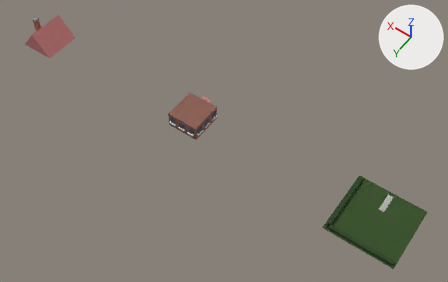
The Blender file objects/VanillaReplacements/Building/BLDHOUS9/OG_BLDHOUS9.blend, before and after one commit.
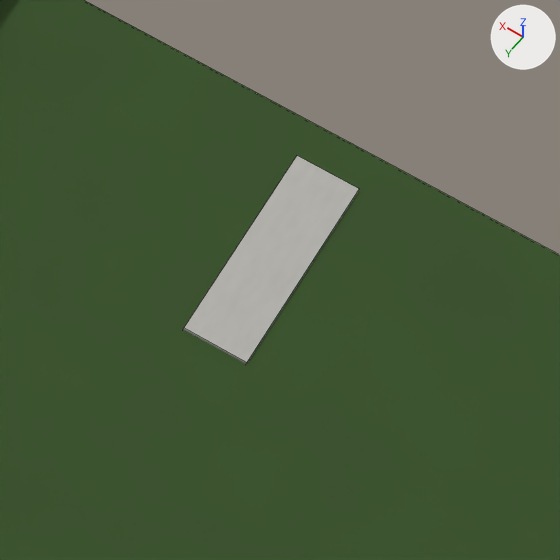
The first picture shows the older version from a 50 mm camera at (-8.6, 47.5, 73.3) aimed at (24.8, 0.7, -0.4). The close-ups show the older and then the newer version on the part from 81% to 92% of the width and 64% to 81% of the height of that picture. Only the edits that show in the close-ups are written down. The lights are fixed; the arrows at upper right show +X, +Y and +Z. The close-ups show mesh edges as thin lines.
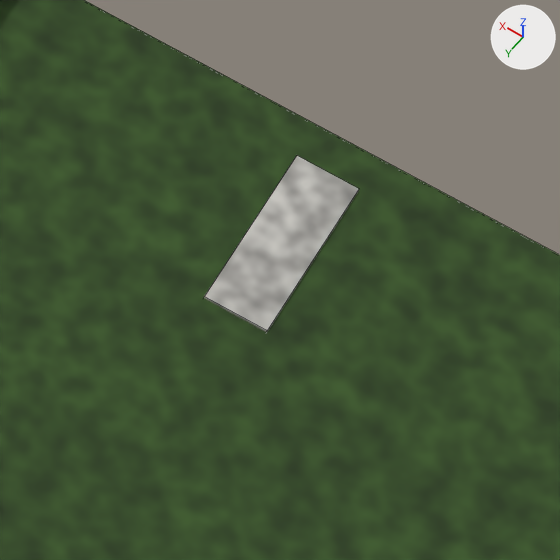
Where the newer file only moved an object's origin or applied its transform, the numbers keep the older frame.

What differs and where, as boxes [x1, y1, x2, y2] in the close-ups (560 x 560 px):
```json
{"object": "Cube.001", "change": "surface changed, moved, rescaled", "before": [183, 156, 359, 364], "after": [204, 156, 359, 332], "on screen": "12% narrower, 15% shorter"}
```

Scene script edits in JSON lines:
```json
{"block": "mat_pavement_pavement", "change": "nodes: BsdfPrincipled, MixRGB, OutputMaterial, TexNoise, ValToRGB"}
{"block": "mat_pavement_pavement", "change": "colours: grey #b8b6b1, light grey #cbcbcb, white #ffffff"}
{"block": "mat_pavement_pavement", "change": "nodes: BsdfPrincipled, MixRGB x3, OutputMaterial, TexCoord, TexNoise x3, ValToRGB x3"}
{"block": "mat_pavement_pavement", "change": "colours: grey #b8b6b1, light grey #cbcbcb, white #ffffff, light grey #c8c8c8, white #e9e9e9"}
{"block": "me_cube_001", "where": "# used by ob_cube_001; parent = ob_part0; location = (0.0, -3.224, 0.0324)"}
{"op": "remove", "block": "me_cube_001", "code": "me_cube_001.from_pydata(...)  # 8 vertices, 6 faces; spans x -0.41..0.41, y -1.48..1.48, z -0.03..0.03"}
{"op": "add", "block": "me_cube_001", "code": "me_cube_001.from_pydata(...)  # 8 vertices, 6 faces; spans x -0.41..0.41, y -1.48..0.95, z -0.03..0.03"}
{"block": "me_cube_001", "change": "me_cube_001 part 1: the whole mesh is scaled about its middle by (1, 0.821, 1), then moved by (0.0, -0.27, 0.0)"}
```
